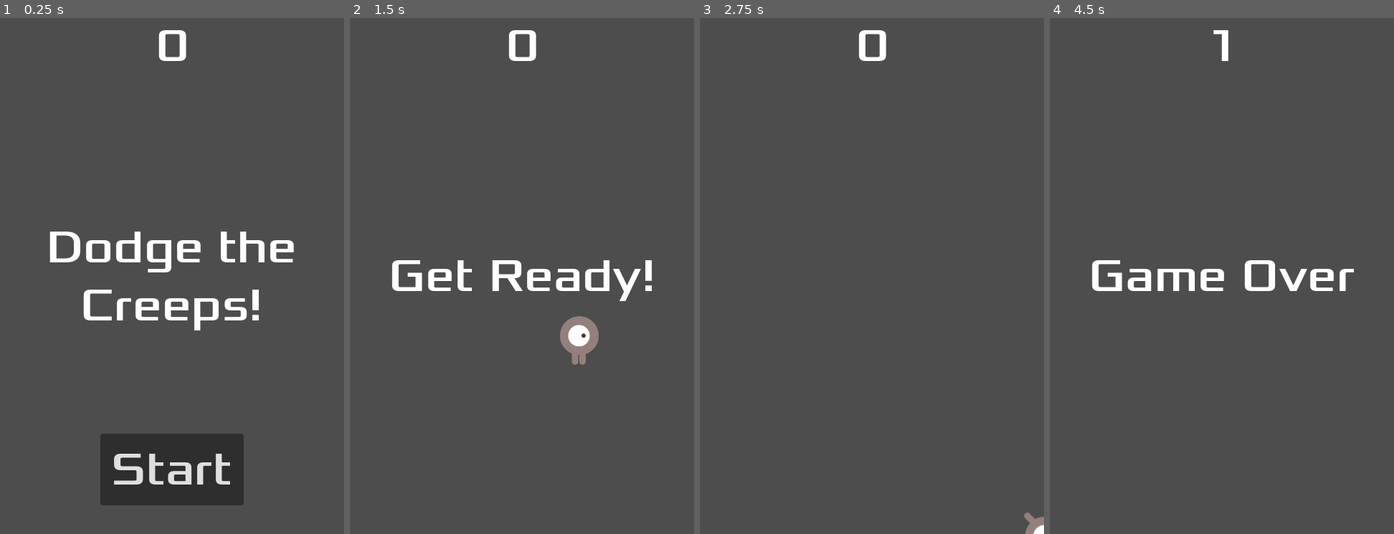
Above: before the commit, frames 1-4 (left to right).
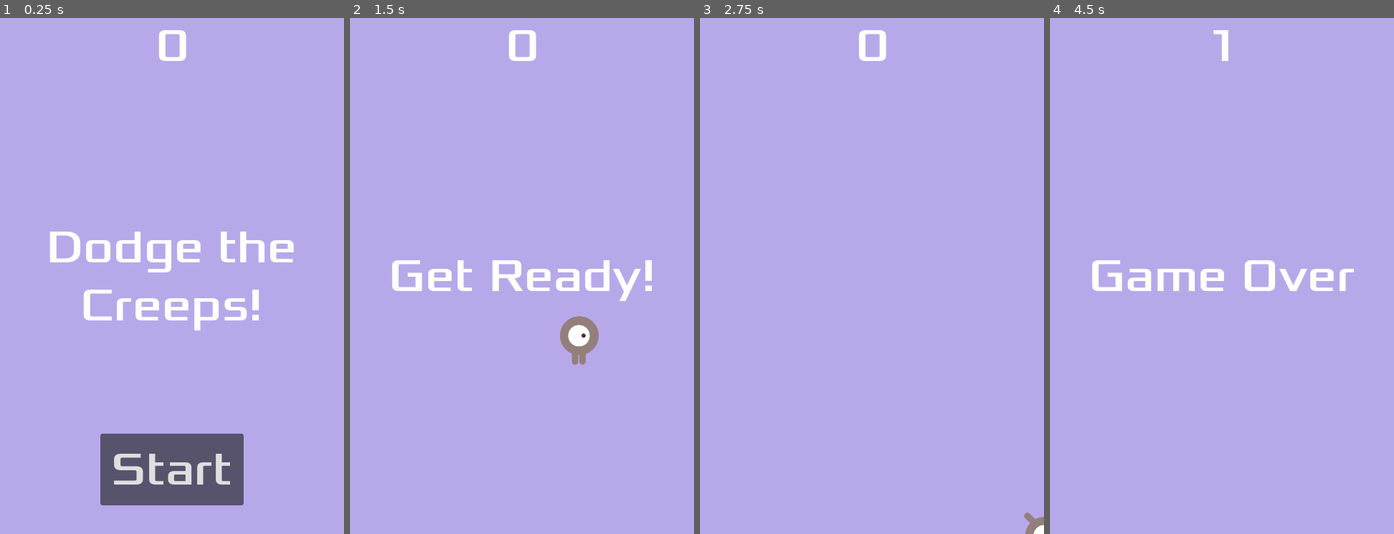
Above: after the commit, the same moments.

Repository: tiagosantos/dodge_the_creeps_2d
Game: Godot game, scene res://main.tscn
Same seed, same stepped clock (60 frames per second), same inputs: the game is played once before the commit and once after it.
Inputs:
- Up to frame 1 (0.25 s): no input
- Up to frame 2 (1.5 s): click "Start" at 0.5 s; tap Enter at 1.25 s; hold Right (move_right) from 1.28 s (still down)
- Up to frame 3 (2.75 s): release Right (move_right) at 2.03 s; hold Down (move_down) from 2.03 s (still down)
- Up to frame 4 (4.5 s): release Down (move_down) at 2.78 s; hold Right (move_right) 2.78-3.53 s; hold Up (move_up) 3.53-4.28 s; hold Left (move_left) from 4.28 s (still down)

The runs differ from the first frame. In frame 1, 96% of the frame differs, in the area x 0-100%, y 0-100%; in frame 2, 97%; in frame 3, 100%; in frame 4, 98%.

Commit message:
add colors and sounds

Diff:
--- a/main.gd
+++ b/main.gd
@@ -20,6 +20,8 @@
 	$ScoreTimer.stop()
 	$MobTimer.stop()
 	$HUD.show_game_over()
+	$Music.stop()
+	$DeathSound.play()
 
 func new_game():
 	get_tree().call_group("mobs", "queue_free")
@@ -28,6 +30,7 @@
 	$StartTimer.start()
 	$HUD.update_score(score)
 	$HUD.show_message("Get Ready!")
+	$Music.play()
 
 
 func _on_start_timer_timeout():
--- a/main.tscn
+++ b/main.tscn
@@ -1,9 +1,11 @@
-[gd_scene load_steps=6 format=3 uid="uid://4g3mlnbg42pr"]
+[gd_scene load_steps=8 format=3 uid="uid://4g3mlnbg42pr"]
 
 [ext_resource type="Script" path="res://main.gd" id="1_0ae0p"]
 [ext_resource type="PackedScene" uid="uid://bco77ah648tfe" path="res://player.tscn" id="2_71ly0"]
 [ext_resource type="PackedScene" uid="uid://pvqcctdycf52" path="res://mob.tscn" id="2_q01wu"]
 [ext_resource type="PackedScene" uid="uid://caihm5q1jvetm" path="res://hud.tscn" id="4_3ey0r"]
+[ext_resource type="AudioStream" uid="uid://basv3nx56gya7" path="res://art/House In a Forest Loop.ogg" id="5_andcy"]
+[ext_resource type="AudioStream" uid="uid://crt3ekkjp23we" path="res://art/gameover.wav" id="6_pliku"]
 
 [sub_resource type="Curve2D" id="Curve2D_vjbfa"]
 _data = {
@@ -14,6 +16,14 @@
 [node name="Main" type="Node"]
 script = ExtResource("1_0ae0p")
 mob_scene = ExtResource("2_q01wu")
+
+[node name="ColorRect" type="ColorRect" parent="."]
+anchors_preset = 15
+anchor_right = 1.0
+anchor_bottom = 1.0
+grow_horizontal = 2
+grow_vertical = 2
+color = Color(0.717647, 0.662745, 0.913725, 1)
 
 [node name="Player" parent="." instance=ExtResource("2_71ly0")]
 
@@ -36,6 +46,12 @@
 
 [node name="HUD" parent="." instance=ExtResource("4_3ey0r")]
 
+[node name="Music" type="AudioStreamPlayer2D" parent="."]
+stream = ExtResource("5_andcy")
+
+[node name="DeathSound" type="AudioStreamPlayer2D" parent="."]
+stream = ExtResource("6_pliku")
+
 [connection signal="hit" from="Player" to="." method="game_over"]
 [connection signal="timeout" from="MobTimer" to="." method="_on_mob_timer_timeout"]
 [connection signal="timeout" from="ScoreTimer" to="." method="_on_score_timer_timeout"]
